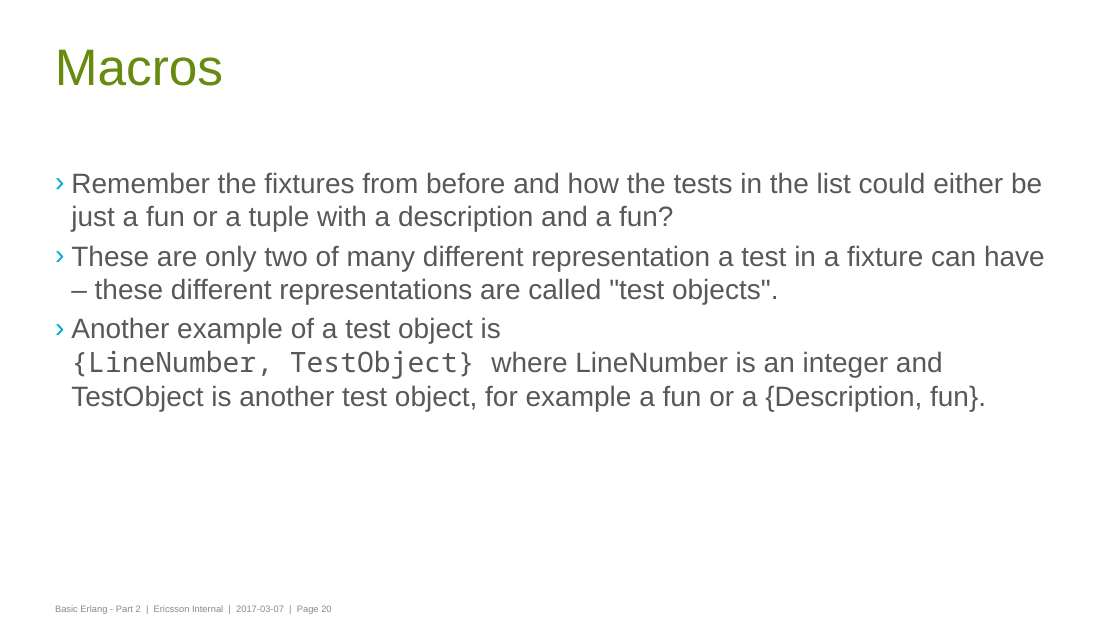
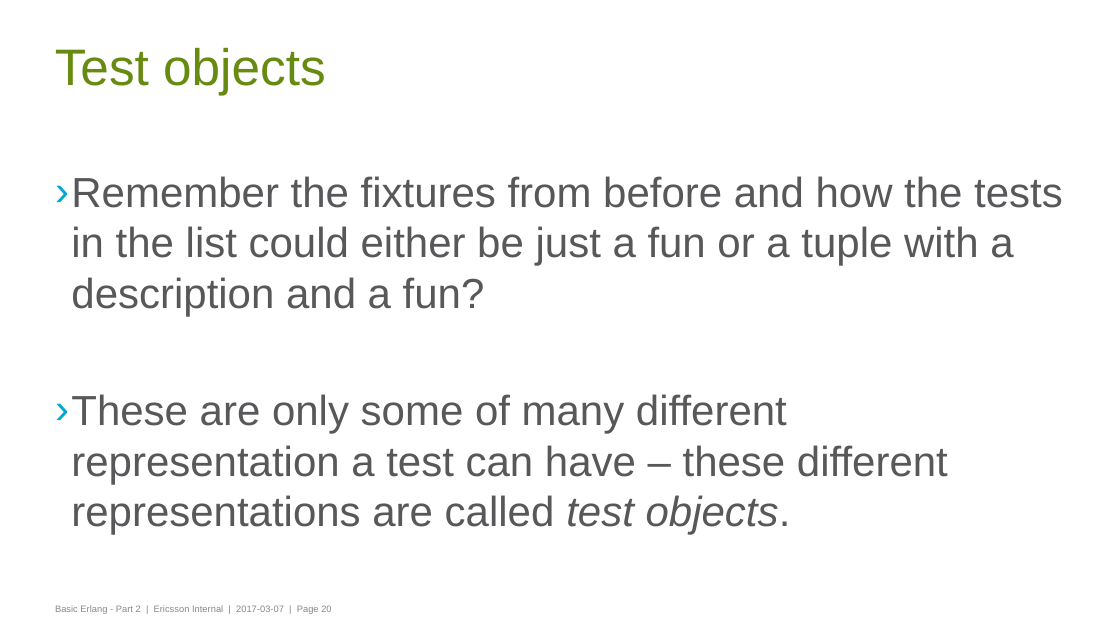
Before and after one commit to gwaerondor/unit_testing_in_erlang, a slide deck: slide 20 of basic_erlang_4/presentation/erlang_part_4_testing.pptx. Drawn at 1120x630 pixels with LibreOffice and Linux fonts; fonts in the diff are those of the drawing; background and template pictures are left out. Boxes give left, top, right and bottom in pixels: in the first picture for what was removed or moved away, otherwise in the second. Text is boxed around its words. In the diff, an @@ line names an element or a change of style, - is before the commit and + after.

Commit message:
Adds more control tests and updates the presentation with control

```diff
--- a/basic_erlang_4/presentation/erlang_part_4_testing.pptx
+++ b/basic_erlang_4/presentation/erlang_part_4_testing.pptx
@@ title at (x1=55, y1=47, x2=326, y2=95): text changed @@
-Macros
+Test objects
@@ text at (x1=71, y1=176, x2=1063, y2=316): size 24 to 36 pt in "Remember the fixtures from before and how ..."; more space between paragraphs @@
@@ text at (x1=71, y1=394, x2=948, y2=535): text changed; size 24 to 36 pt @@
-› These are only two of many different representation a test in a fixture can have – these different representations are called "test objects".
-› Another example of a test object is
-  {LineNumber, TestObject} where LineNumber is an integer and TestObject is another test object, for example a fun or a {Description, fun}.
+› These are only some of many different representation a test can have – these different representations are called test objects.
```
Also in this commit, not shown: 4 other slides changed, 5 slides added, 3 other files.
